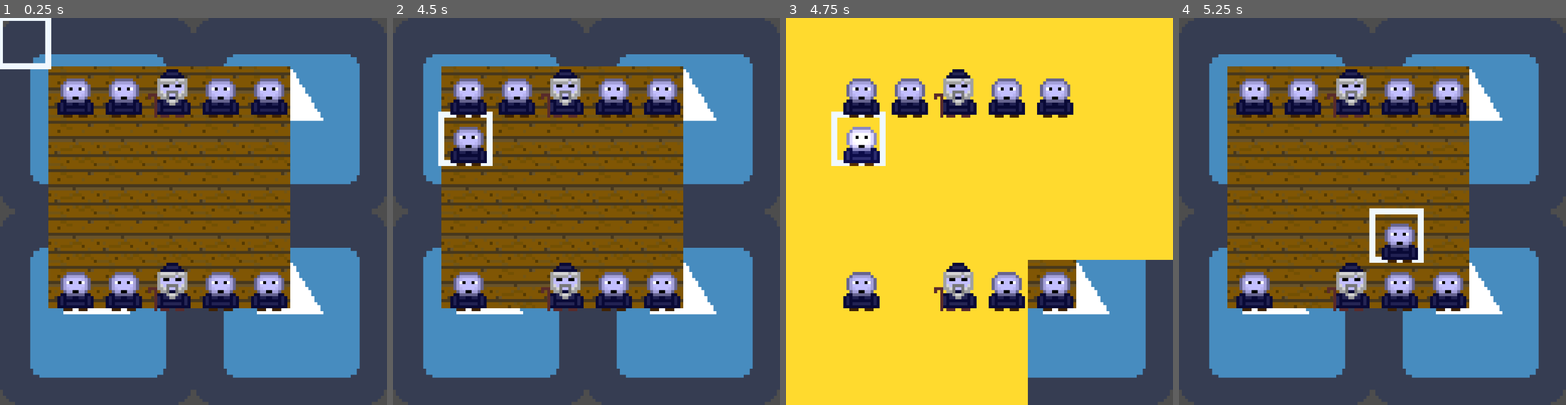
Above: before the commit, frames 1-4 (left to right).
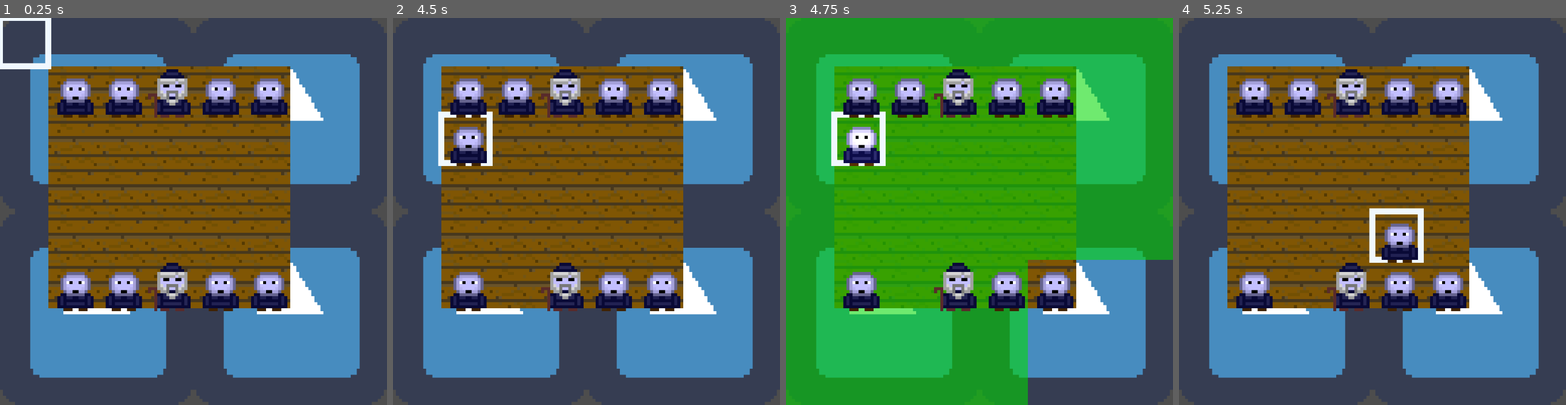
Above: after the commit, the same moments.

Repository: JoaoVitor615/onitama
Game: Godot game, scene res://Main.tscn
The game is run twice, just before and just after one commit, with the same random seed, the same clock (stepped at 60 frames per second) and the same inputs. The engine's default icon, where the game draws it, is replaced by a stand-in: a white triangle on a blue panel in a dark square.
Inputs (mouse positions are in pixels of both pictures, inside the frame that each line leads up to):
- Up to frame 1 (0.25 s): no input
- Up to frame 2 (4.5 s): tap Enter (ui_accept) at 0.5, 0.77, 1.25, 1.52, 2, 2.75, 3.02, 3.77, 4.25 s; move the mouse to (671, 192) at 0.52 s; press the mouse at (671, 192) at 0.53 s; hold Right (ui_right) 0.53-1.28 s; move the mouse to (509, 230) at 1.27 s; release the mouse at (509, 230) at 1.28 s; hold Down (ui_down) 1.28-2.03 s; click (509, 230) at 1.35 s; move the mouse to (625, 126) at 2.02 s; press the mouse at (625, 126) at 2.03 s; hold Right (ui_right) 2.03-2.78 s; move the mouse to (567, 288) at 2.77 s; release the mouse at (567, 288) at 2.78 s; hold Up (ui_up) 2.78-3.53 s; click (567, 288) at 2.85 s; move the mouse to (702, 269) at 3.52 s; press the mouse at (702, 269) at 3.53 s; hold Left (ui_left) from 3.53 s (still down); move the mouse to (470, 153) at 4.27 s; release the mouse at (470, 153) at 4.28 s; click (470, 153) at 4.35 s
- Up to frame 3 (4.75 s): keep holding Left (ui_left); tap Enter (ui_accept) at 4.52 s
- Up to frame 4 (5.25 s): move the mouse to (1391, 211) at 5.02 s; release Left (ui_left) at 5.03 s; press the mouse at (1391, 211) at 5.03 s; hold Down (ui_down) from 5.03 s (still down)

Frames 1-2 are identical in both runs. In frame 3, 78% of the frame differs, in the area x 0-100%, y 0-100%; in frame 4, nothing differs.

Commit message:
fix: several small edits

Diff:
--- /dev/null
+++ b/game/GameBoard/Movements.gd
@@ -0,0 +1,19 @@
+extends Node
+var cards = { # movement: [[x, y], [x, y]] - piece is [0, 0]
+	"Tiger"     : {"name": "Tiger",    "movement": [Vector2(0, -2), Vector2(0, 1)], "stamp": "red"},
+	"Crab"      : {"name": "Crab",     "movement": [Vector2(-2, 0), Vector2(2, 0), Vector2(0, 1)], "stamp": "blue"},
+	"Monkey"    : {"name": "Monkey",   "movement": [Vector2(-1,-1), Vector2(1, 1), Vector2(1, -1), Vector2(-1, 1)], "stamp": "blue"},
+	"Crane"     : {"name": "Crane",    "movement": [Vector2(-1, 1), Vector2(1, 1), Vector2(0, -1)], "stamp": "blue"},
+	"Dragon"    : {"name": "Dragon",   "movement": [Vector2(-2, -1), Vector2(-1, 1), Vector2(1, 1), Vector2(2, -1)], "stamp": "red"},
+	"Elephant"  : {"name": "Elephant", "movement": [Vector2(-1, 0), Vector2(-1, 1), Vector2(1, 0), Vector2(1, 1)], "stamp": "red"},
+	"Mantis"    : {"name": "Mantis",   "movement": [Vector2(-1, -1), Vector2(1, -1), Vector2(0, 1)], "stamp": "red"},
+	"Boar"      : {"name": "Boar",     "movement": [Vector2(-1, 0), Vector2(0, -1), Vector2(1, 0)], "stamp": "red"},
+	"Frog"      : {"name": "Frog",     "movement": [Vector2(-2, 0), Vector2(-1, 1), Vector2(1, -1)], "stamp": "red"},
+	"Goose"     : {"name": "Goose",    "movement": [Vector2(-1, 0), Vector2(-1, 1), Vector2(1, 0), Vector2(1, -1)], "stamp": "blue"},
+	"Horse"     : {"name": "Horse",    "movement": [Vector2(-1, 0), Vector2(0, -1), Vector2(0, 1)], "stamp": "red"},
+	"Eel"       : {"name": "Eel",      "movement": [Vector2(-1, 1), Vector2(-1, 0), Vector2(1, -1)], "stamp": "blue"},
+	"Rabbit"    : {"name": "Rabbit",   "movement": [Vector2(1, -1), Vector2(2, 0), Vector2(-1, 1)], "stamp": "blue"},
+	"Rooster"   : {"name": "Rooster",  "movement": [Vector2(-1, 1), Vector2(0, -1), Vector2(1, 0), Vector2(1, -1)], "stamp": "red"},
+	"Ox"        : {"name": "Ox",       "movement": [Vector2(0, -1), Vector2(1, 0), Vector2(0, 1)], "stamp": "blue"},
+	"Cobra"     : {"name": "Cobra",    "movement": [Vector2(-1, 0), Vector2(1, 1), Vector2(1, -1)], "stamp": "red"}
+}
--- a/game/Main.tscn
+++ b/game/Main.tscn
@@ -115,6 +115,7 @@
 script = ExtResource("3")
 
 [node name="UnitOverlay" parent="GameBoard" instance=ExtResource("5")]
+modulate = Color(0, 1, 0, 0.5647059)
 
 [node name="UnitPath" parent="GameBoard" instance=ExtResource("6")]
 
--- a/game/Units/Unit.gd
+++ b/game/Units/Unit.gd
@@ -1,7 +1,7 @@
 ## Represents a unit on the game board.
 ## The board manages its position inside the game grid.
 ## The unit itself holds stats and a visual representation that moves smoothly in the game world.
-@tool
+#@tool
 class_name Unit
 extends Path2D
 
Not shown, added: game/GameBoard/Movements.gd.uid
